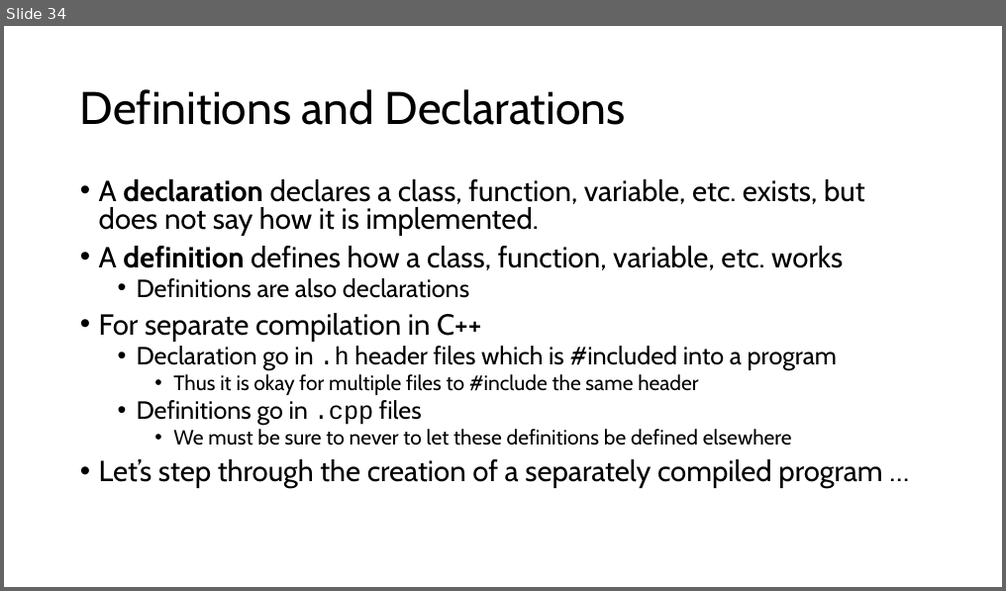
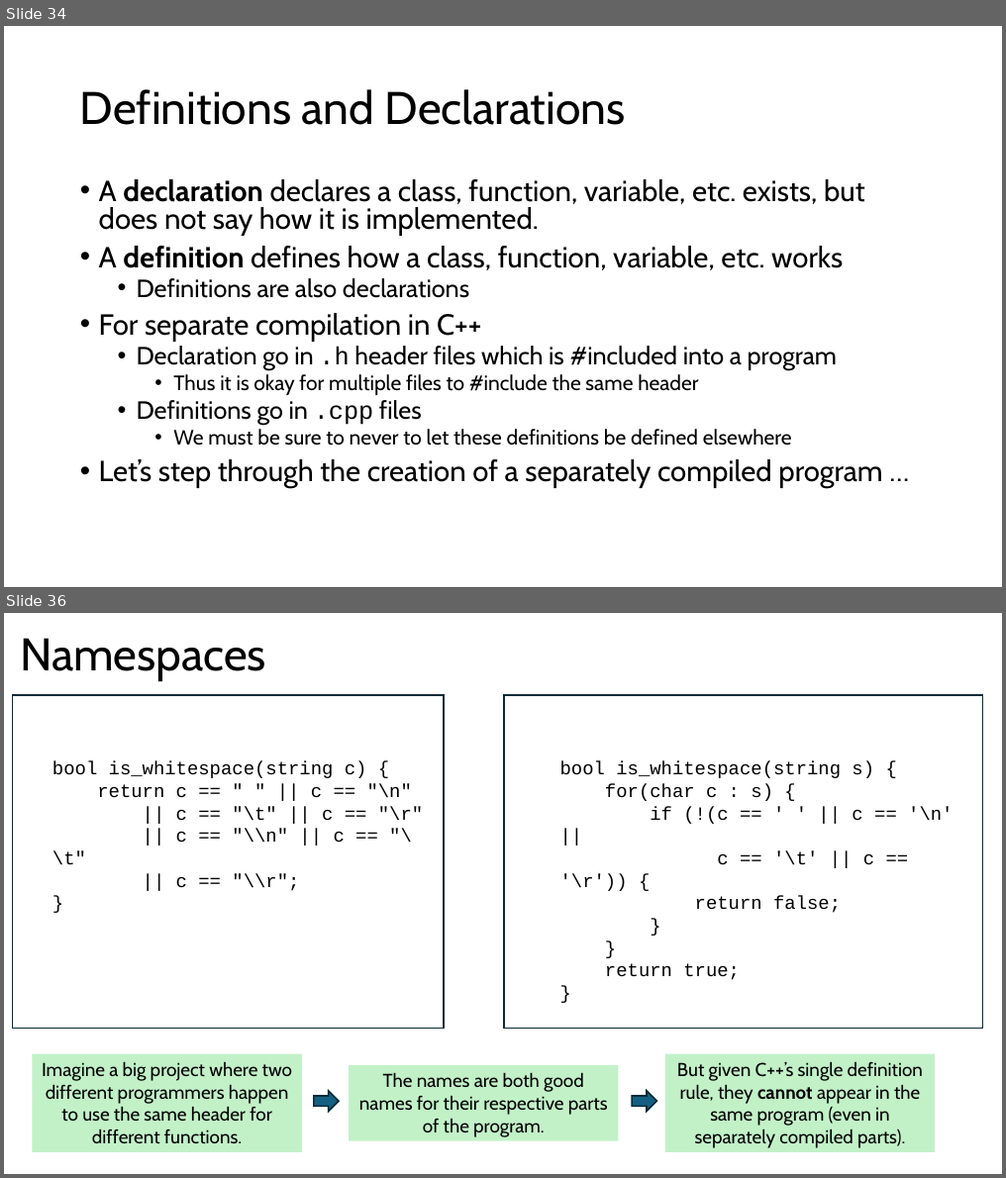
Before and after one commit to tjd1234/cmpt125spring2026, a slide deck: notes/week8/week8.pptx. Shown one above the other, each under a label of ours: slide 34 before the commit, slides 34 and 36 after it; the slides between them are not shown. The pictures are 1006x591 and 1006x1178 pixels, drawn with LibreOffice and Linux fonts; fonts in the diff are those of the drawing. Boxes give left, top, right and bottom in pixels: in the first picture for what was removed or moved away, otherwise in the second. Text is boxed around its words. In the diff, an @@ line names an element or a change of style, - is before the commit and + after.

```diff
--- a/notes/week8/week8.pptx
+++ b/notes/week8/week8.pptx
@@ slide 36 added at <box>4,613,1002,1174</box>, background #FFFFFF @@
@@ title added at <box>20,638,266,681</box>, 44 pt, text #000000 @@
+Namespaces
@@ rectangle added at <box>12,695,444,1029</box>, outline #092A39 1.5 pt @@
@@ rectangle added at <box>504,695,982,1029</box>, outline #092A39 1.5 pt @@
@@ text added at <box>53,761,423,891</box>, 18 pt, text #000000 @@
+bool is_whitespace(string c) {
+return c == " " || c == "\n"
+|| c == "\t" || c == "\r"
+|| c == "\\n" || c == "\\t"
+|| c == "\\r";
+}
@@ text added at <box>560,761,952,976</box>, 18 pt, text #000000 @@
+bool is_whitespace(string s) {
+for(char c : s) {
+if (!(c == ' ' || c == '\n' ||
+c == '\t' || c == '\r')) {
+return false;
+}
+}
+return true;
+}
@@ rectangle added at <box>33,1055,302,1153</box>, fill #C2F1C8, 18 pt, text #000000 @@
+Imagine a big project where two different programmers happen to use the same header for different functions.
@@ rectangle added at <box>665,1055,935,1153</box>, fill #C2F1C8, 18 pt, text #000000 @@
+But given C++’s single definition rule, they cannot appear in the same program (even in separately compiled parts).
@@ rectangle added at <box>350,1065,619,1142</box>, fill #C2F1C8, 18 pt, text #000000 @@
+The names are both good names for their respective parts of the program.
@@ right arrow added at <box>314,1091,339,1112</box>, fill #156082, outline #092A39 1.5 pt @@
@@ right arrow added at <box>632,1091,656,1112</box>, fill #156082, outline #092A39 1.5 pt @@
```
Also in this commit, not shown: 19 other slides added, 6 other files.
